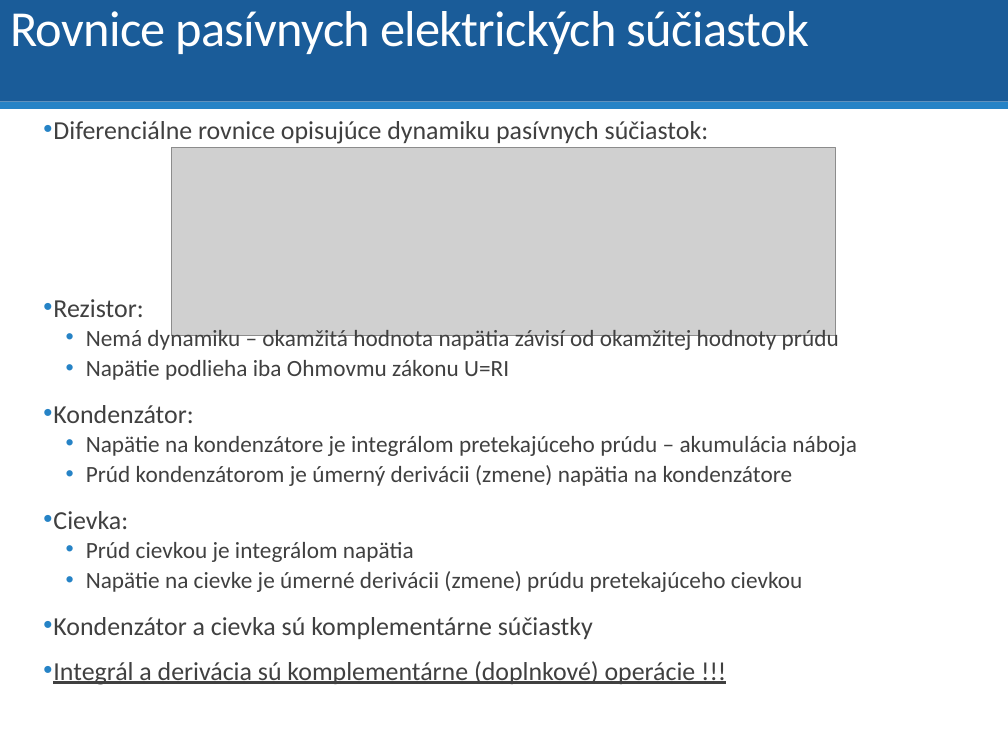
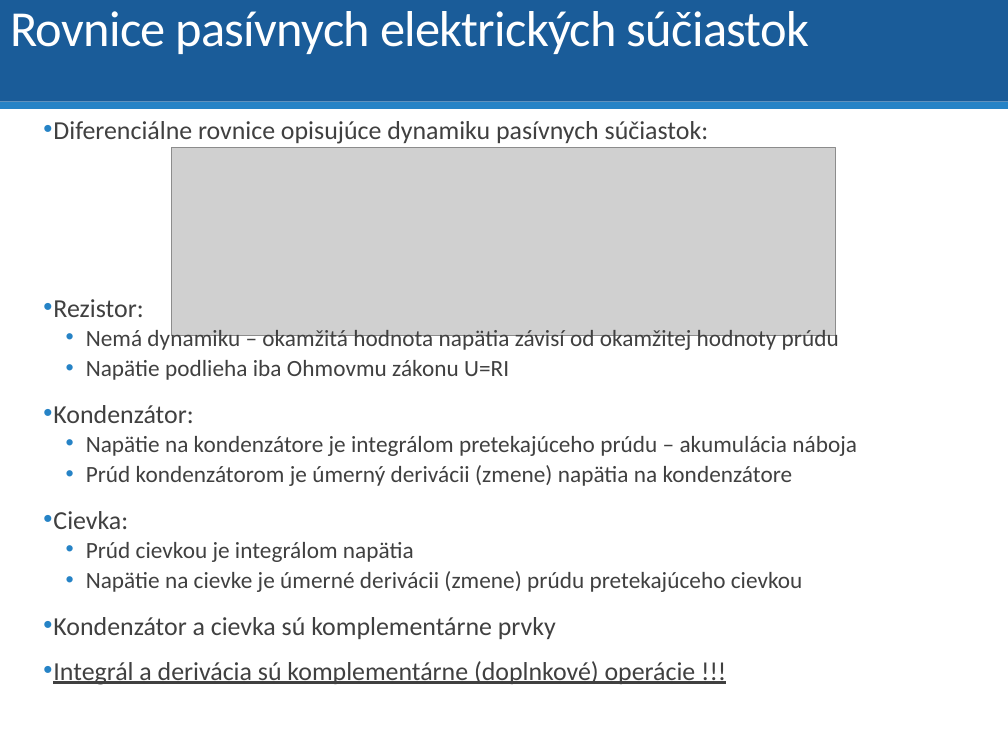
Before and after one commit to dodekm/TeamProjektKybernetika, a slide deck: slide 13 of Nove prednasky/P01_dynamika_dif_rovnice_LPT_prenosova_funkcia_modelovanie.pptx (slide 12 before the commit). Drawn at 1008x756 pixels with LibreOffice and Linux fonts; fonts in the diff are those of the drawing; grey boxes stand for pictures. Boxes give left, top, right and bottom in pixels: in the first picture for what was removed or moved away, otherwise in the second. Text is boxed around its words. In the diff, an @@ line names an element or a change of style, - is before the commit and + after.

```diff
--- a/Nove prednasky/P01_dynamika_dif_rovnice_LPT_prenosova_funkcia_modelovanie.pptx
+++ b/Nove prednasky/P01_dynamika_dif_rovnice_LPT_prenosova_funkcia_modelovanie.pptx
@@ text at [53, 617, 556, 639]: text changed @@
-• Kondenzátor a cievka sú komplementárne súčiastky
+• Kondenzátor a cievka sú komplementárne prvky
```
Also in this commit, not shown: 8 other slides changed, 8 slides added, 2 slides removed, 3 other files.
